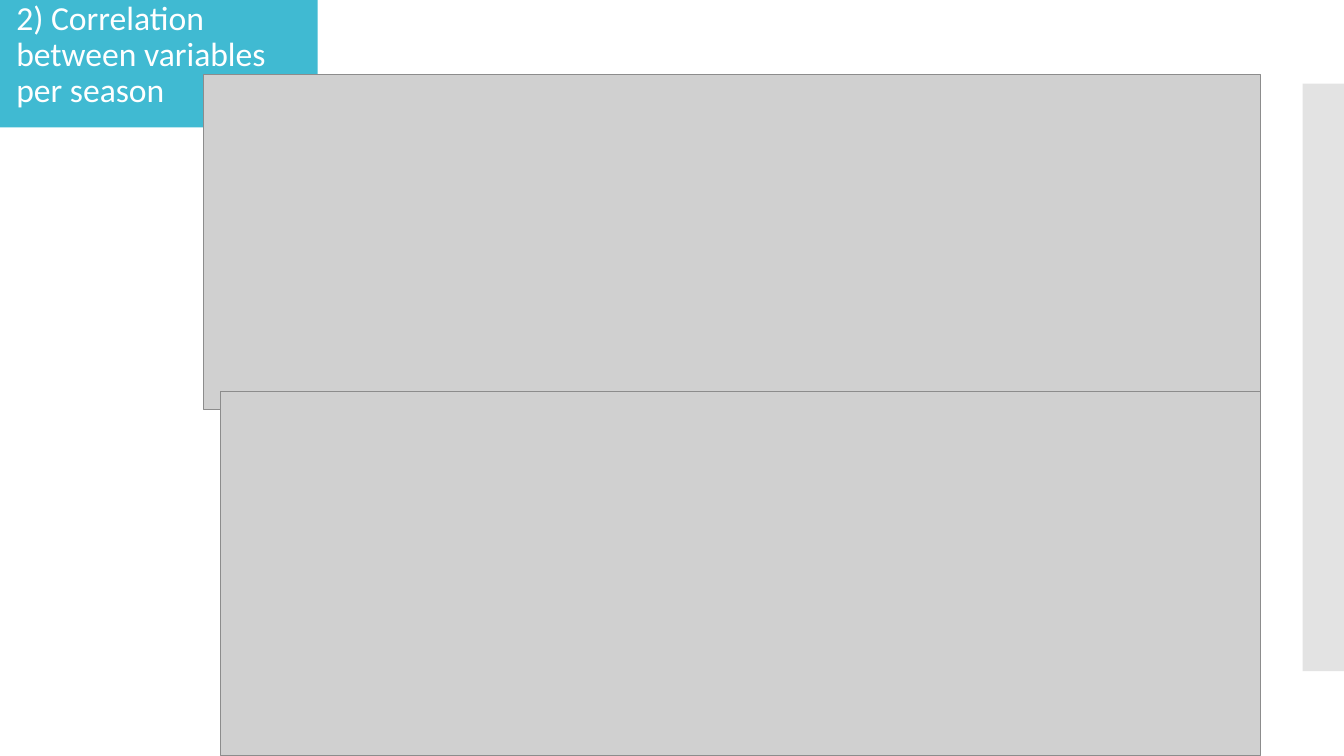
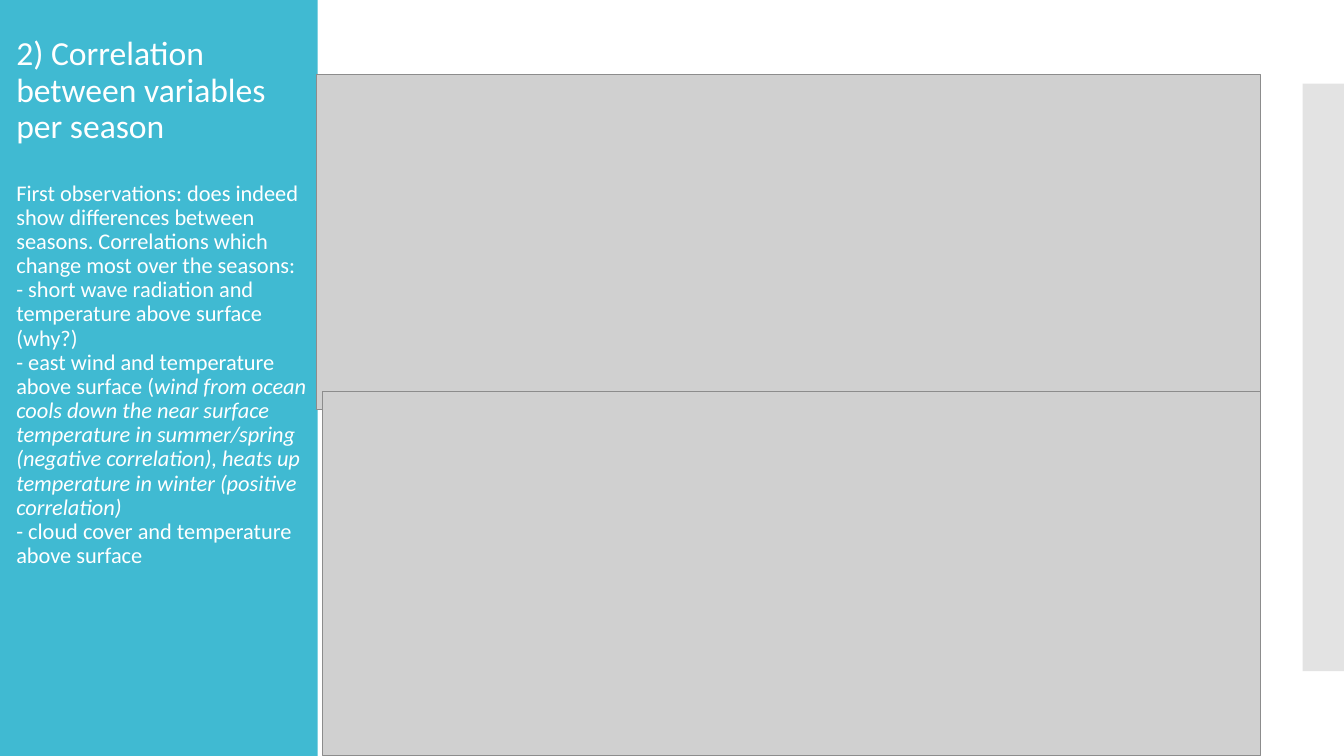
Before and after one commit to Deltares-Climate-Change/Deltares-Climate-Change, a slide deck: slide 6 of Presentations/Climate Change project update week 2 (1).pptx. Drawn at 1344x756 pixels with LibreOffice and Linux fonts; fonts in the diff are those of the drawing; grey boxes stand for pictures. Boxes give left, top, right and bottom in pixels: in the first picture for what was removed or moved away, otherwise in the second. Text is boxed around its words. In the diff, an @@ line names an element or a change of style, - is before the commit and + after.

Commit message:
Update Climate Change project update week 2 (1).pptx
added short explanation with correlations

```diff
--- a/Presentations/Climate Change project update week 2 (1).pptx
+++ b/Presentations/Climate Change project update week 2 (1).pptx
@@ rectangle: place and size @@
-rectangle at [0, 0, 318, 127]
+rectangle at [0, 0, 318, 756]
@@ title at [16, 40, 306, 563]: text changed; size 24 to 16 pt @@
-2) Correlation between variables per season
+2) Correlation between variables per season
+First observations: does indeed show differences between seasons. Correlations which change most over the seasons:
+- short wave radiation and temperature above surface (why?)
+- east wind and temperature above surface (wind from ocean cools down the near surface temperature in summer/spring (negative correlation), heats up temperature in winter (positive correlation)
+- cloud cover and temperature above surface
@@ picture: place and size @@
-picture at [204, 75, 1260, 410]
+picture at [317, 75, 1260, 410]
@@ picture: place and size @@
-picture at [221, 392, 1261, 756]
+picture at [323, 392, 1260, 756]
```
Also in this commit, not shown: 2 other slides changed.
